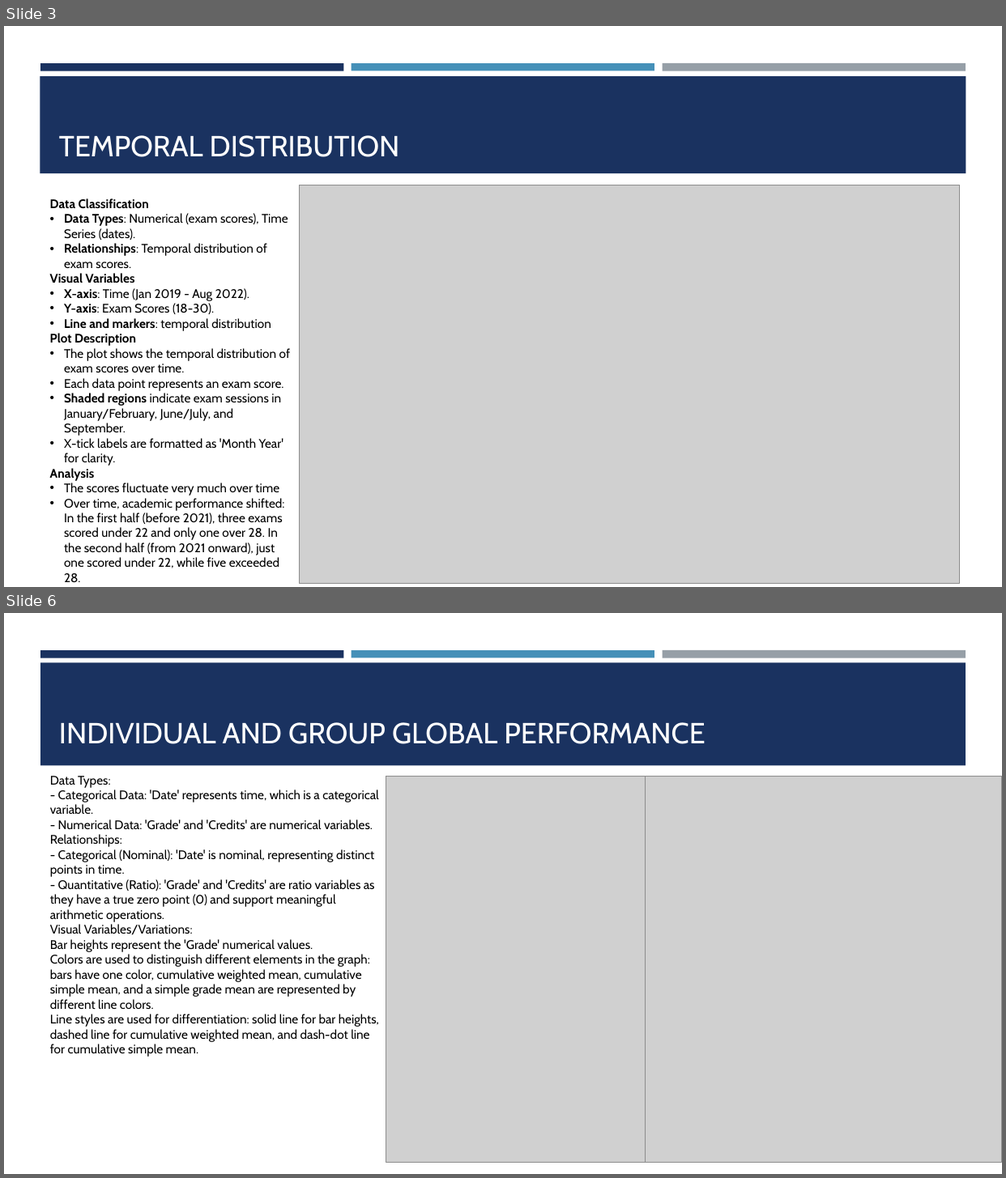
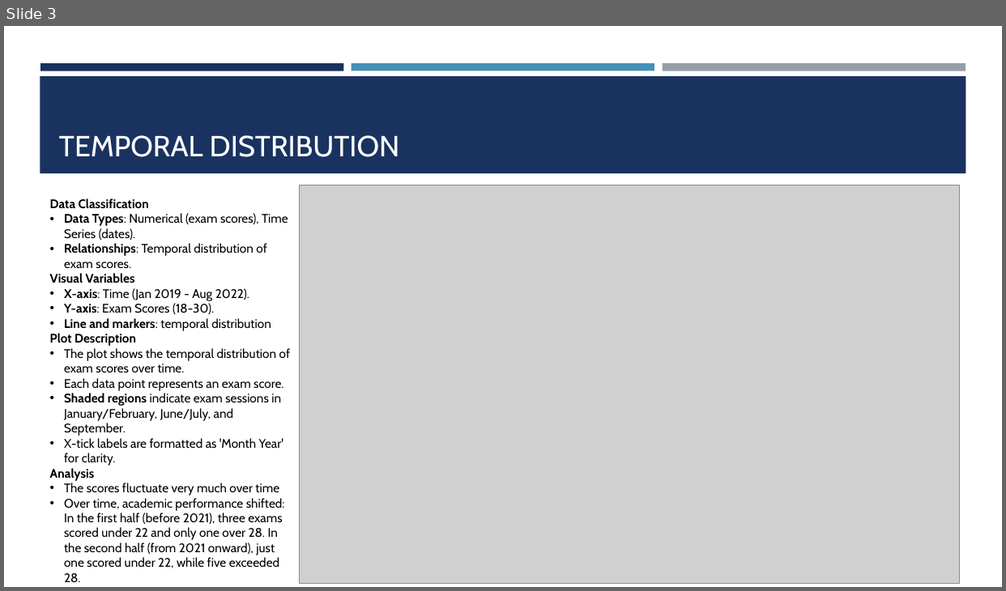
Before and after one commit to francesco-fortunato/VisualAnalytics_HWs, a slide deck: Homework 1/Visual Analytics - Homework I.pptx. Shown one above the other, each under a label of ours: slides 3 and 6 before the commit, slide 3 after it; the slides between them are not shown. The pictures are 1006x1178 and 1006x591 pixels, drawn with LibreOffice and Linux fonts; fonts in the diff are those of the drawing; grey boxes stand for pictures. Boxes give left, top, right and bottom in pixels: in the first picture for what was removed or moved away, otherwise in the second. Text is boxed around its words. In the diff, an @@ line names an element or a change of style, - is before the commit and + after.

```diff
--- a/Homework 1/Visual Analytics - Homework I.pptx
+++ b/Homework 1/Visual Analytics - Homework I.pptx
@@ slide 6 removed at bbox=[4, 613, 1002, 1174], background #FFFFFF; not listed: 3 template elements that a slide beside it also shows @@
@@ rectangle removed at bbox=[40, 662, 966, 766] @@
@@ title removed at bbox=[59, 722, 705, 744] @@
-INDIVIDUAL AND GROUP GLOBAL PERFORMANCE
@@ text removed at bbox=[50, 776, 379, 1057] @@
-Data Types:
-- Categorical Data: 'Date' represents time, which is a categorical variable.
-- Numerical Data: 'Grade' and 'Credits' are numerical variables.
-Relationships:
-- Categorical (Nominal): 'Date' is nominal, representing distinct points in time.
-- Quantitative (Ratio): 'Grade' and 'Credits' are ratio variables as they have a true zero point (0) and support meaningful arithmetic operations.
-Visual Variables/Variations:
-Bar heights represent the 'Grade' numerical values.
-Colors are used to distinguish different elements in the graph: bars have one color, cumulative weighted mean, cumulative simple mean, and a simple grade mean are represented by different line colors.
-Line styles are used for differentiation: solid line for bar heights, dashed line for cumulative weighted mean, and dash-dot line for cumulative simple mean.
@@ picture removed at bbox=[386, 776, 645, 1162] @@
@@ picture removed at bbox=[646, 776, 1002, 1162] @@
```
Also in this commit, not shown: 1 slide changed, 1 slide added, 2 other files.
